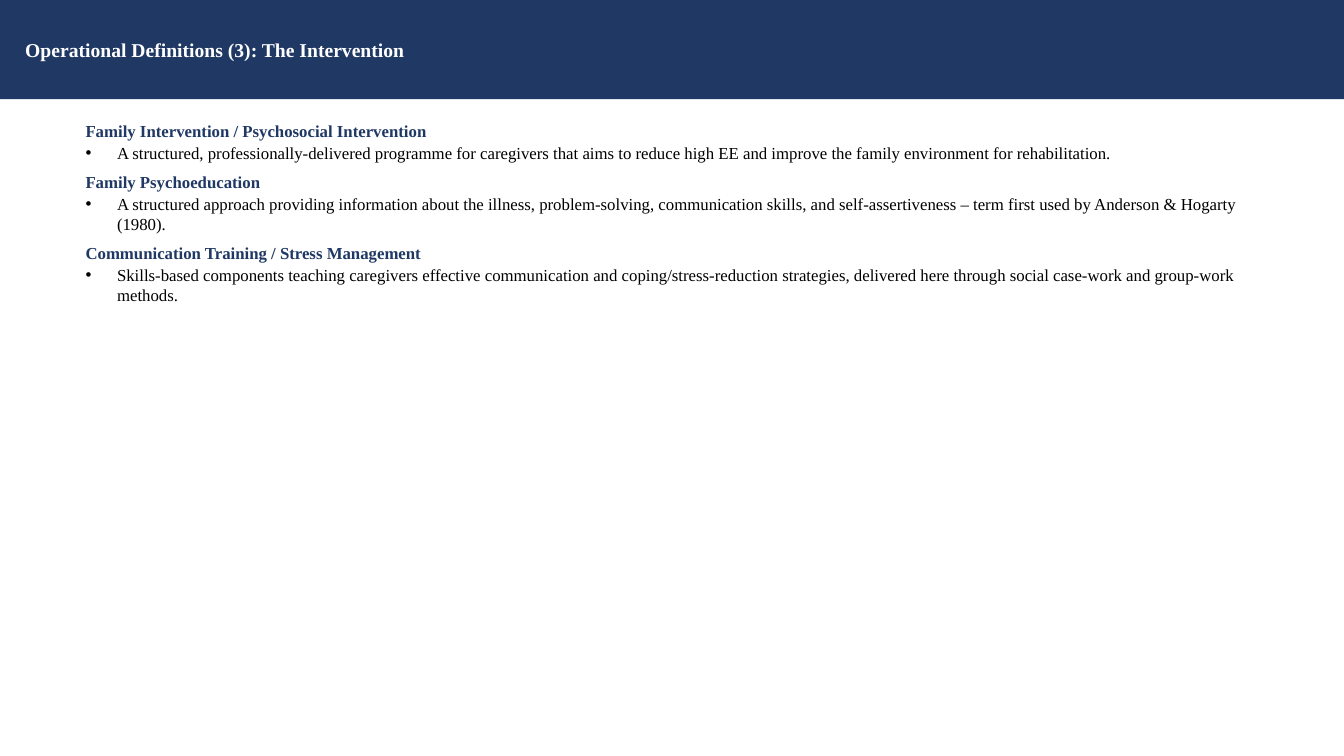
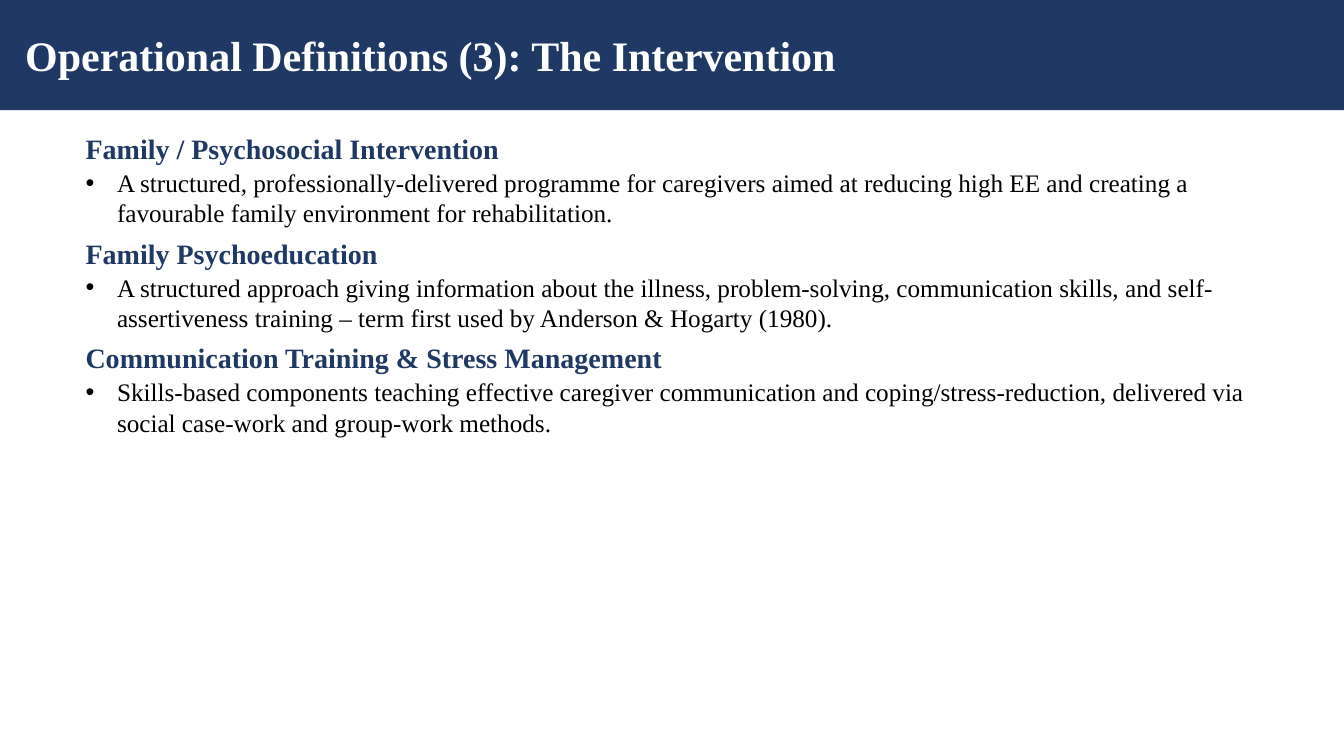
Before and after one commit to tejasdangodra786-byte/Dango-kiro, a slide deck: slide 7 of Family_Intervention_EE_Schizophrenia_JournalClub.pptx. Drawn at 1344x756 pixels with LibreOffice and Linux fonts; fonts in the diff are those of the drawing. Boxes give left, top, right and bottom in pixels: in the first picture for what was removed or moved away, otherwise in the second. Text is boxed around its words. In the diff, an @@ line names an element or a change of style, - is before the commit and + after.

Commit message:
Enhance presentation: larger fonts (18/30/40pt), detailed control vs experimental group slides, richer content

```diff
--- a/Family_Intervention_EE_Schizophrenia_JournalClub.pptx
+++ b/Family_Intervention_EE_Schizophrenia_JournalClub.pptx
@@ rectangle "Operational Definitions (3): The Intervention": place and size @@
-rectangle "Operational Definitions (3): The Intervention" at [0,0,1344,99]
+rectangle "Operational Definitions (3): The Intervention" at [0,0,1344,110]
@@ rectangle "Operational Definitions (3): The Intervention" at [0,0,1344,110]: size 14 to 30 pt @@
@@ text "Family / Psychosocial Intervention": place and size @@
-text "Family / Psychosocial Intervention" at [86,125,1236,301]
+text "Family / Psychosocial Intervention" at [86,139,1243,438]
@@ text at [86,139,1187,228]: text changed; size 12 to 18 pt @@
-Family Intervention / Psychosocial Intervention
-• A structured, professionally-delivered programme for caregivers that aims to reduce high EE and improve the family environment for rehabilitation.
+Family / Psychosocial Intervention
+• A structured, professionally-delivered programme for caregivers aimed at reducing high EE and creating a favourable family environment for rehabilitation.
@@ text at [86,244,378,269]: size 12 to 20 pt in "Family Psychoeducation" @@
@@ text at [86,279,1243,438]: text changed; size 12 to 18 pt @@
-• A structured approach providing information about the illness, problem-solving, communication skills, and self-assertiveness – term first used by Anderson & Hogarty (1980).
-Communication Training / Stress Management
-• Skills-based components teaching caregivers effective communication and coping/stress-reduction strategies, delivered here through social case-work and group-work methods.
+• A structured approach giving information about the illness, problem-solving, communication skills, and self-assertiveness training – term first used by Anderson & Hogarty (1980).
+Communication Training & Stress Management
+• Skills-based components teaching effective caregiver communication and coping/stress-reduction, delivered via social case-work and group-work methods.
```
Also in this commit, not shown: 25 other slides changed, 2 slides added, 2 slides removed.
